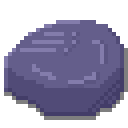
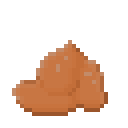
Layered file, before and after one edit (w=128, h=128). Changes by layer:
added layer "Hierro" above "Carbon" over <box>12,40,108,116</box>
hid "papel #1" over <box>4,20,128,120</box>
hid "papel" over <box>8,20,120,112</box>
